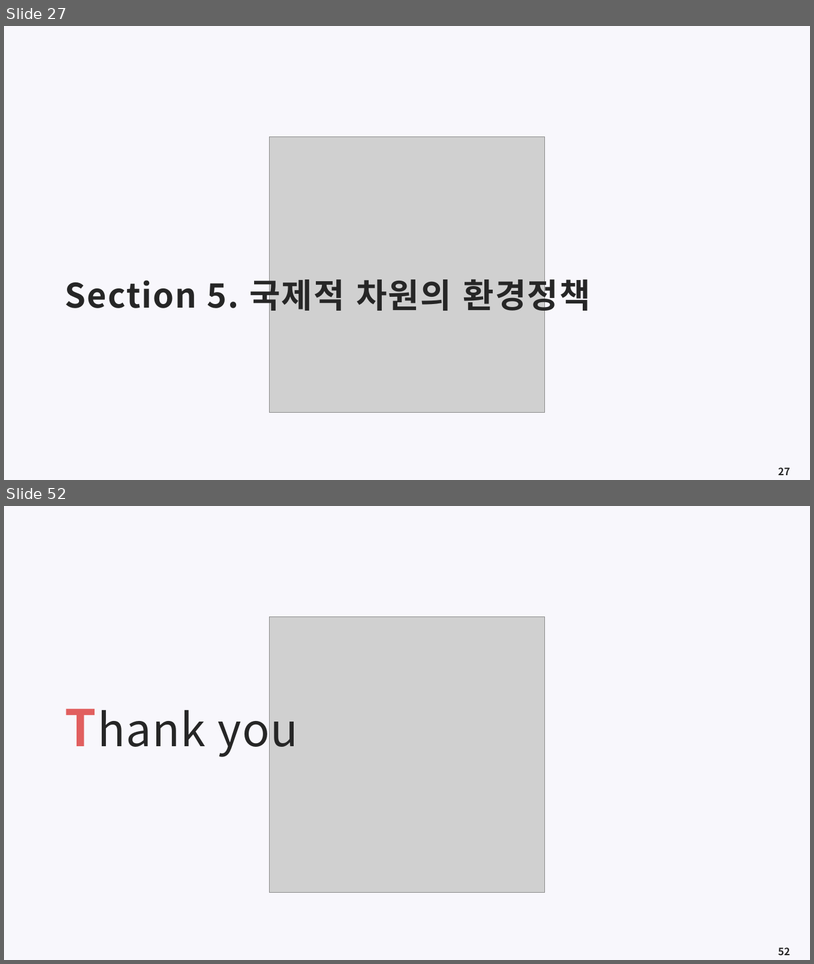
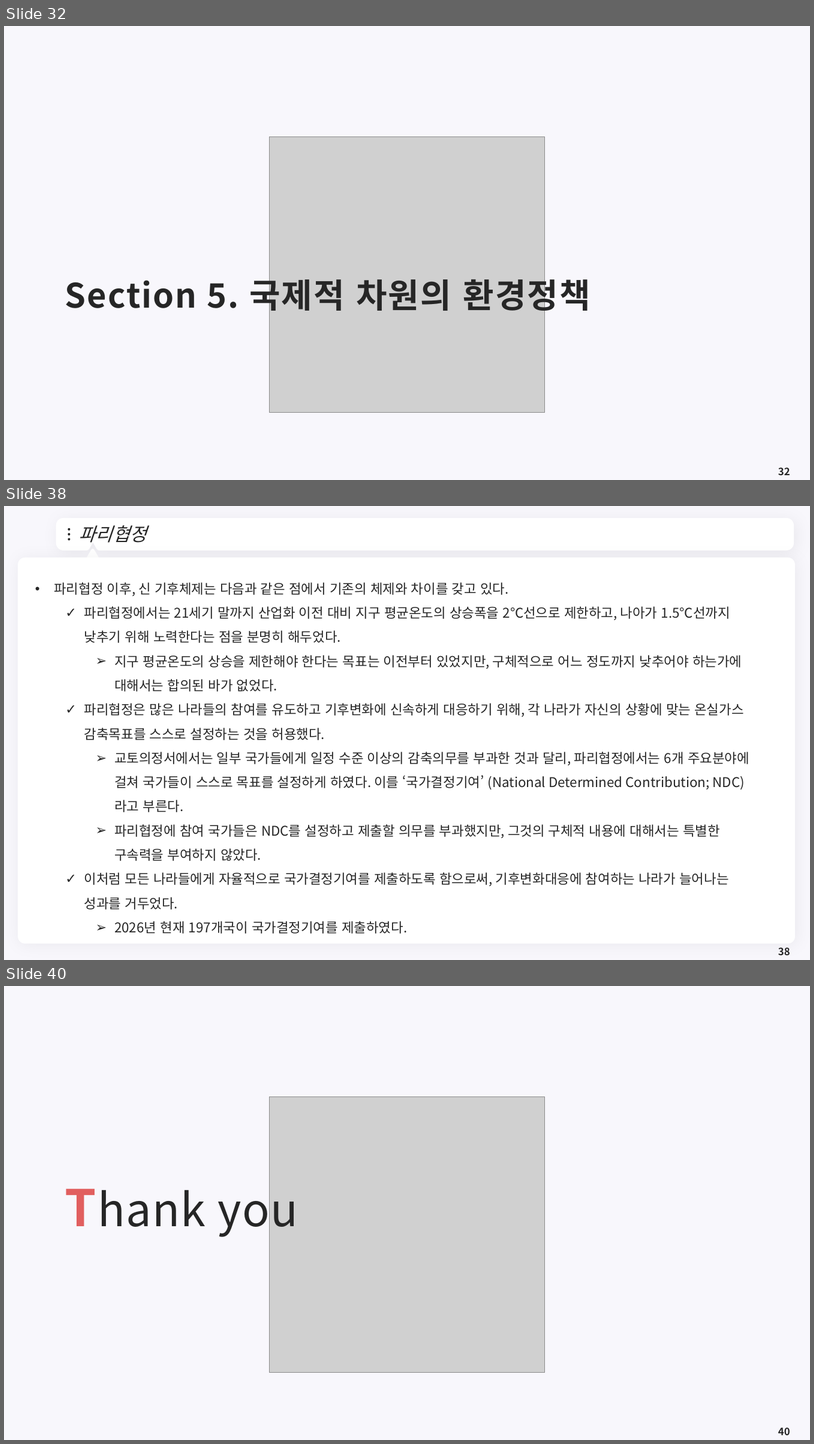
Before and after one commit to meandthey/Teaching, a slide deck: 재정학/01_Lectures/재정학_Chapter_7.pptx. Shown one above the other, each under a label of ours: slides 27 and 52 before the commit, slides 32, 38 and 40 after it; the slides between them are not shown. The pictures are 814x964 and 814x1444 pixels, drawn with LibreOffice and Linux fonts; fonts in the diff are those of the drawing; grey boxes stand for pictures; background and template pictures are left out. Boxes give left, top, right and bottom in pixels: in the first picture for what was removed or moved away, otherwise in the second. Text is boxed around its words. In the diff, an @@ line names an element or a change of style, - is before the commit and + after.

```diff
--- a/재정학/01_Lectures/재정학_Chapter_7.pptx
+++ b/재정학/01_Lectures/재정학_Chapter_7.pptx
@@ slide 38 added at <box>4,506,810,960</box>, background #F8F7FC @@
@@ freeform shape added at <box>59,521,792,548</box>, fill #FFFFFF, outline #FFFFFF 7.25 pt @@
@@ ellipse added at <box>68,528,71,531</box>, fill #262626 @@
@@ ellipse added at <box>68,533,71,535</box>, fill #262626 @@
@@ ellipse added at <box>68,538,71,540</box>, fill #262626 @@
@@ title added at <box>78,525,146,543</box>, 22 pt, text #262626, italic @@
+파리협정
@@ freeform shape added at <box>776,530,783,539</box>, fill #FFFFFF @@
@@ rounded rectangle added at <box>18,558,796,943</box>, fill #FFFFFF @@
@@ triangle added at <box>86,550,99,562</box>, fill #FFFFFF, outline #FFFFFF 3.75 pt @@
@@ text added at <box>54,582,750,933</box>, 16 pt, text #262626 @@
+• 파리협정 이후, 신 기후체제는 다음과 같은 점에서 기존의 체제와 차이를 갖고 있다.
+  ✓ 파리협정에서는 21세기 말까지 산업화 이전 대비 지구 평균온도의 상승폭을 2℃선으로 제한하고, 나아가 1.5℃선까지 낮추기 위해 노력한다는 점을 분명히 해두었다.
+    ➢ 지구 평균온도의 상승을 제한해야 한다는 목표는 이전부터 있었지만, 구체적으로 어느 정도까지 낮추어야 하는가에 대해서는 합의된 바가 없었다.
+  ✓ 파리협정은 많은 나라들의 참여를 유도하고 기후변화에 신속하게 대응하기 위해, 각 나라가 자신의 상황에 맞는 온실가스 감축목표를 스스로 설정하는 것을 허용했다.
+    ➢ 교토의정서에서는 일부 국가들에게 일정 수준 이상의 감축의무를 부과한 것과 달리, 파리협정에서는 6개 주요분야에 걸쳐 국가들이 스스로 목표를 설정하게 하였다. 이를 ‘국가결정기여’ (National Determined Contribution; NDC)라고 부른다.
+    ➢ 파리협정에 참여 국가들은 NDC를 설정하고 제출할 의무를 부과했지만, 그것의 구체적 내용에 대해서는 특별한 구속력을 부여하지 않았다.
+  ✓ 이처럼 모든 나라들에게 자율적으로 국가결정기여를 제출하도록 함으로써, 기후변화대응에 참여하는 나라가 늘어나는 성과를 거두었다.
+    ➢ 2026년 현재 197개국이 국가결정기여를 제출하였다.
@@ page number added at <box>779,947,791,955</box>, 12 pt, text #262626, bold @@
+38
@@ what was slide 27 is now slide 32 @@
@@ page number at <box>779,467,791,475</box>: text changed @@
-27
+32
@@ what was slide 52 is now slide 40 @@
@@ page number at <box>779,1427,791,1435</box>: text changed @@
-52
+40
```
Also in this commit, not shown: 9 slides changed, 3 other slides added, 16 slides removed, 11 other files.
